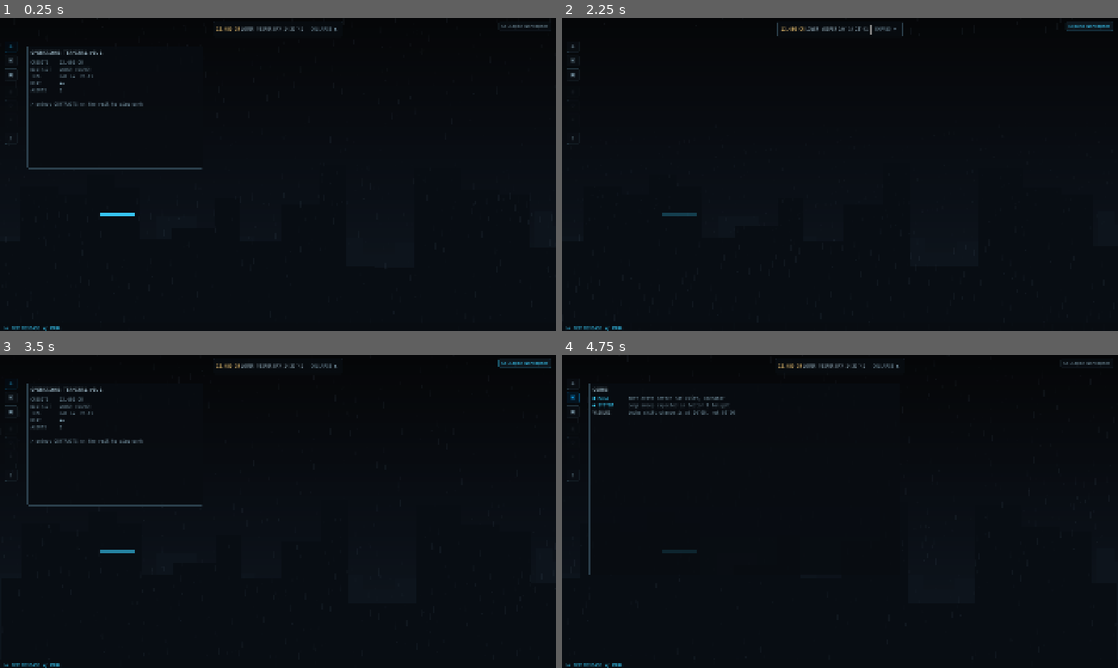
Above: before the commit, frames 1-4 (two rows, left to right).
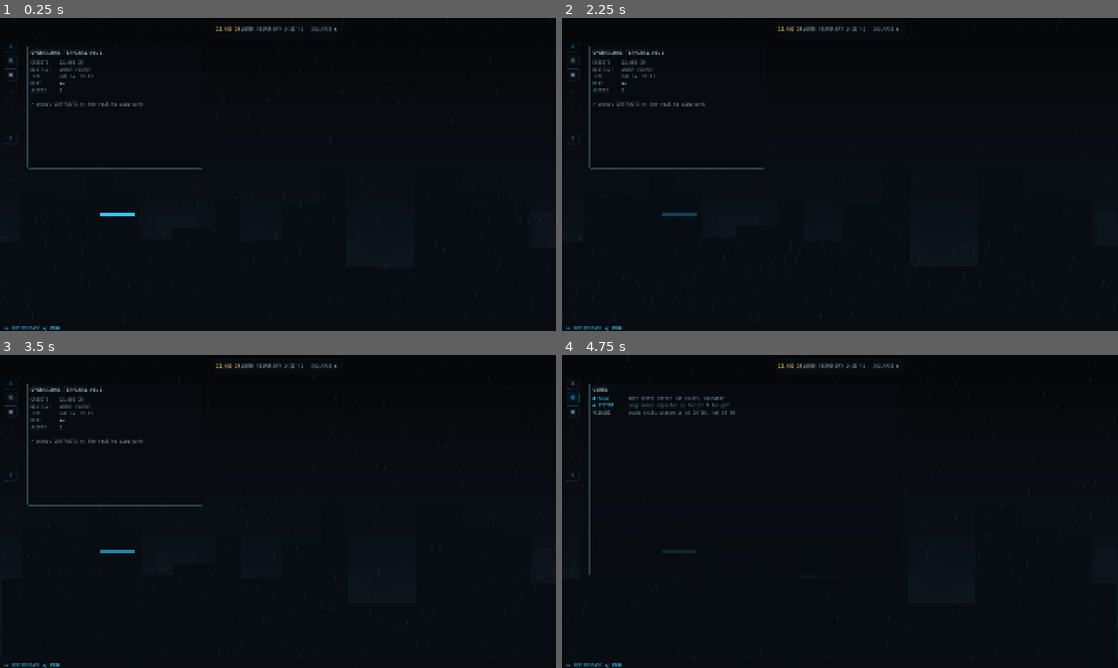
Above: after the commit, the same moments.

Repository: merlinbr/operator
Game: Godot game, scene res://scenes/main/main.tscn
The game is run twice, just before and just after one commit, with the same random seed, the same clock (stepped at 60 frames per second) and the same inputs.
Inputs (mouse positions are in pixels of both pictures, inside the frame that each line leads up to):
- Up to frame 1 (0.25 s): no input
- Up to frame 2 (2.25 s): click "COLLAPSE ▲" at 0.5 s; click "COLLAPSE ▲" (after the commit: "EXPAND ▼") at 1.25 s; click (1084, 27) at 2 s, where only the run before the commit has a clickable "Collapse Workspace"
- Up to frame 3 (3.5 s): click (528, 364) at 2.75 s, where only the run before the commit has a clickable "Expand Workspace"
- Up to frame 4 (4.75 s): click "◈" at 3.5 s; click "✉" at 4.25 s

The runs differ from the first frame. In frame 1, less than 0.1% of the frame differs, in the area x 90-99%, y 2-4%; in frame 2, 1.2%, in the area x 0-100%, y 1-49%; in frame 3, 0.1%; in frame 4, less than 0.1%.

Commit message:
Wire Main to integrated workspace action

Diff:
--- a/scenes/main/main.gd
+++ b/scenes/main/main.gd
@@ -37,7 +37,6 @@
 var gs: Node
 var workspace: Control
 var status_chip: Control
-var collapse_button: Button
 var icon_rail: Control
 var primary_host: Control
 var context_host: Control
@@ -81,7 +80,6 @@
 	add_child(workspace)
 
 	_build_status_chip()
-	_build_collapse_button()
 	_build_rail()
 	_build_panel_hosts()
 	_build_ticker()
@@ -91,7 +89,7 @@
 	gs.module_open_changed.connect(func(_open: bool) -> void: _apply_visibility())
 	gs.ticker_message.connect(func(text: String, highlight: bool) -> void: ticker.push_message(text, highlight))
 	icon_rail.module_selected.connect(select_module)
-	collapse_button.pressed.connect(func() -> void: gs.toggle_workspace())
+	status_chip.collapse_requested.connect(gs.toggle_workspace)
 
 	select_module(&"home")
 	_apply_layout()
@@ -114,15 +112,6 @@
 	status_chip.name = "StatusChip"
 	workspace.add_child(status_chip)
 	status_chip.setup(gs)
-
-func _build_collapse_button() -> void:
-	collapse_button = Button.new()
-	collapse_button.name = "CollapseToggle"
-	collapse_button.text = "Collapse Workspace"
-	collapse_button.tooltip_text = "Collapse workspace"
-	collapse_button.focus_mode = Control.FOCUS_NONE
-	collapse_button.custom_minimum_size = Vector2(32, 32)
-	workspace.add_child(collapse_button)
 
 func _build_rail() -> void:
 	icon_rail = IconRailScene.instantiate()
@@ -228,8 +217,6 @@
 	var collapsed: bool = gs.workspace_collapsed
 	primary_host.visible = not collapsed and gs.module_open
 	context_host.visible = not collapsed and gs.module_open and context_host.get_child_count() > 0
-	collapse_button.text = "Expand Workspace" if collapsed else "Collapse Workspace"
-	collapse_button.tooltip_text = "Expand workspace" if collapsed else "Collapse workspace"
 	if icon_rail.has_method("set_active"):
 		icon_rail.set_active(gs.active_module, gs.module_open and not collapsed)
 	_apply_layout()
@@ -243,11 +230,10 @@
 func _apply_layout() -> void:
 	var ws_size: Vector2 = workspace.size if workspace.size.x > 0.0 else Vector2(1920, 1080)
 	var chip_min: Vector2 = status_chip.get_combined_minimum_size()
+	if chip_min.x <= 0.0 or chip_min.y <= 0.0:
+		chip_min = status_chip.get_minimum_size()
 	status_chip.position = Vector2((ws_size.x - chip_min.x) * 0.5, CHIP_TOP)
 	status_chip.size = chip_min
-	var collapse_min: Vector2 = collapse_button.get_combined_minimum_size()
-	collapse_button.position = Vector2(ws_size.x - MARGIN - collapse_min.x, CHIP_TOP)
-	collapse_button.size = collapse_min
 	var content_top: float = CHIP_TOP + status_chip.size.y + CHIP_GAP
 	var content_bottom: float = ws_size.y - TICKER_HEIGHT - MARGIN
 	icon_rail.position = Vector2(MARGIN, content_top)
--- a/tests/test_main.gd
+++ b/tests/test_main.gd
@@ -79,10 +79,20 @@
 	check(primary.visible and primary.get_child(0).name == "CommsPanel", "comms open after un-collapse")
 	check(gs.module_open, "module open after un-collapse")
 
-	# collapse button is a labeled button
-	var collapse_btn: Button = workspace.get_node("CollapseToggle")
-	check(collapse_btn.text == "Collapse Workspace", "collapse button labeled")
-	check(collapse_btn.size.x > 0.0 and collapse_btn.size.y > 0.0, "collapse button has clickable size")
+	var status_chip: Control = workspace.get_node("StatusChip")
+	var action: Button = status_chip.find_child("WorkspaceAction", true, false) as Button
+	check(action != null, "integrated workspace action exists")
+	check(workspace.get_node_or_null("CollapseToggle") == null, "legacy collapse toggle removed")
+	check(action.text == "COLLAPSE ▲", "expanded workspace action label")
+	action.pressed.emit()
+	check(gs.workspace_collapsed, "workspace action collapses workspace")
+	check(action.text == "EXPAND ▼", "collapsed workspace action label")
+	action.pressed.emit()
+	check(not gs.workspace_collapsed, "workspace action expands workspace")
+	check(action.text == "COLLAPSE ▲", "expanded workspace action label restored")
+	check(status_chip.size.x > status_chip.size.y, "status HUD is wider than tall")
+	check(absf(status_chip.position.x - (ws.x - status_chip.size.x) * 0.5) <= 1.0,
+		"status HUD is horizontally centered")
 
 	main.queue_free()
 	gs.queue_free()
